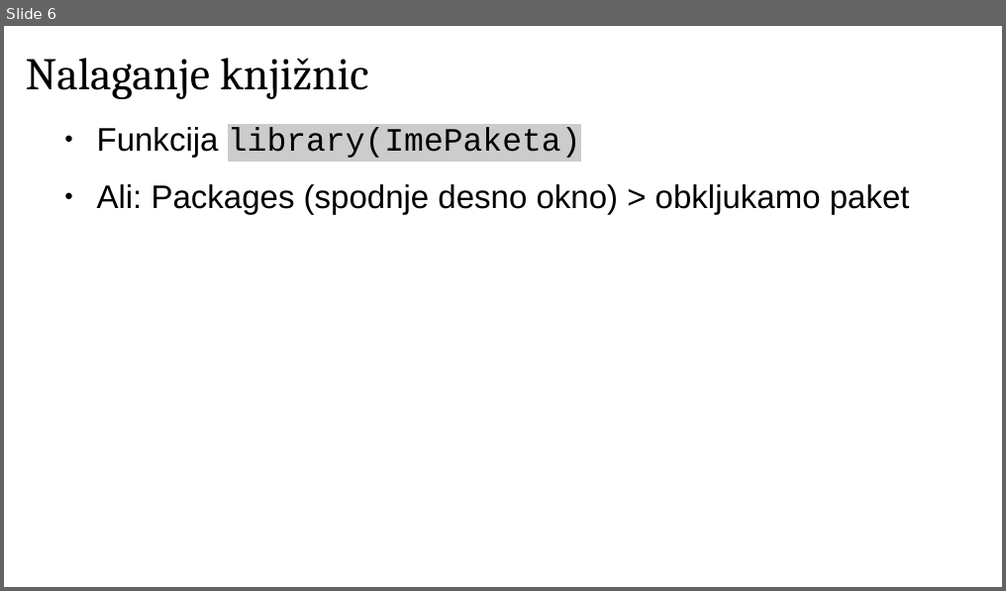
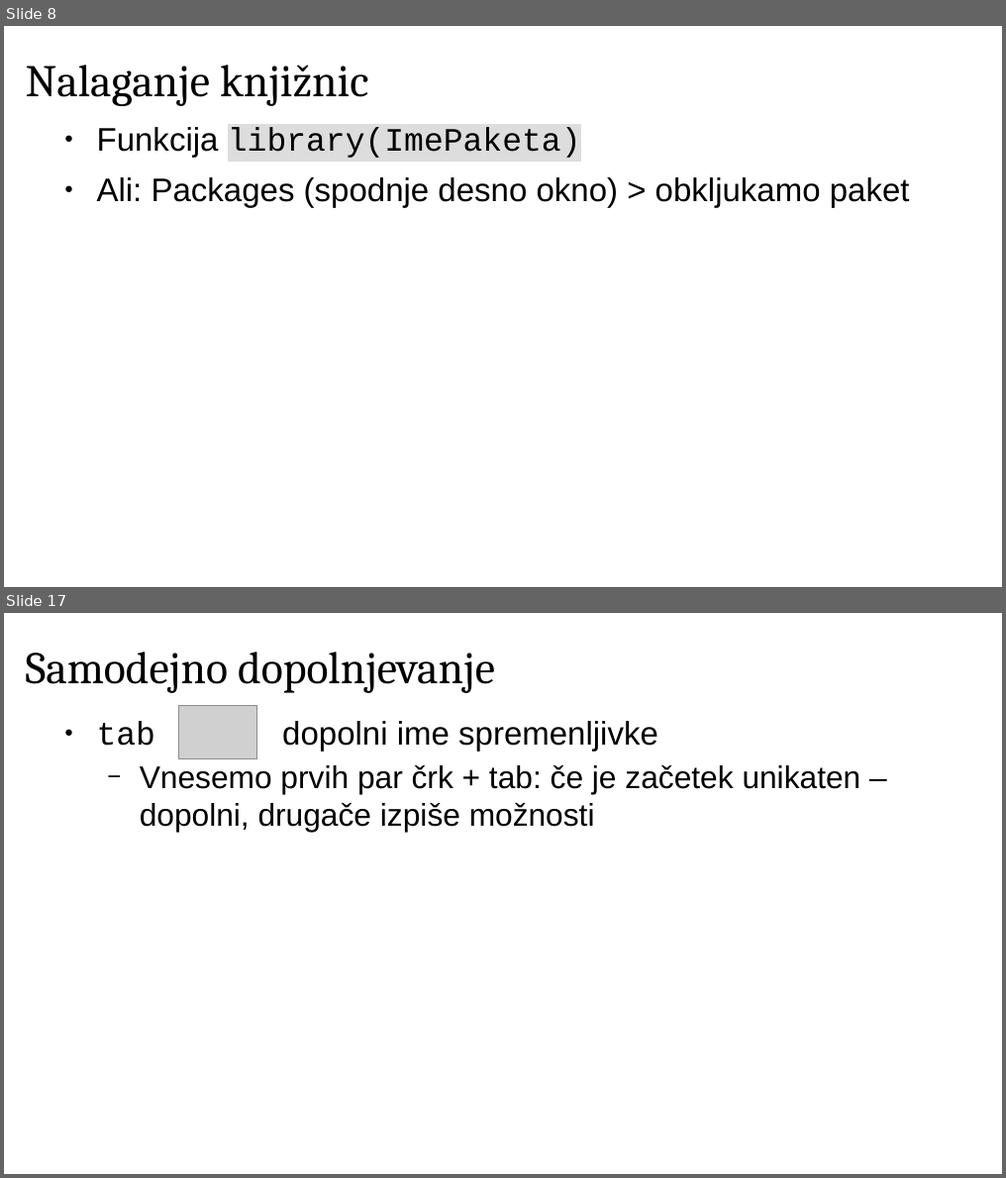
Before and after one commit to janaobsteter/Genotype_CODES, a slide deck: IT_Rtecaj.odp. Shown one above the other, each under a label of ours: slide 6 before the commit, slides 8 and 17 after it; the slides between them are not shown. The pictures are 1006x591 and 1006x1178 pixels, drawn with LibreOffice and Linux fonts; fonts in the diff are those of the drawing; grey boxes stand for pictures. Boxes give left, top, right and bottom in pixels: in the first picture for what was removed or moved away, otherwise in the second. Text is boxed around its words. In the diff, an @@ line names an element or a change of style, - is before the commit and + after.

```diff
--- a/IT_Rtecaj.odp
+++ b/IT_Rtecaj.odp
@@ slide 17 added at [4,613,1002,1174], background #FFFFFF @@
@@ title added at [26,652,495,693], 36 pt, text #000000 @@
+Samodejno dopolnjevanje
@@ text added at [97,721,861,832], 25 pt, text #000000 @@
+● tab dopolni ime spremenljivke
+  − Vnesemo prvih par črk + tab: če je začetek unikaten – dopolni, drugače izpiše možnosti
@@ picture added at [179,705,257,759] @@
@@ what was slide 6 is now slide 8 @@
@@ slide 8 changed as well @@
@@ title "Nalaganje knjižnic": place and size @@
-title "Nalaganje knjižnic" at [26,58,368,99]
+title "Nalaganje knjižnic" at [26,65,368,106]
@@ text "Funkcija library(ImePaketa)" at [97,127,910,207]: highlight #CCCCCC to #DDDDDD in "library(ImePaketa)"; less space between paragraphs @@
```
Also in this commit, not shown: 3 other slides changed, 11 other slides added, 1 slide removed, 2 other files.
